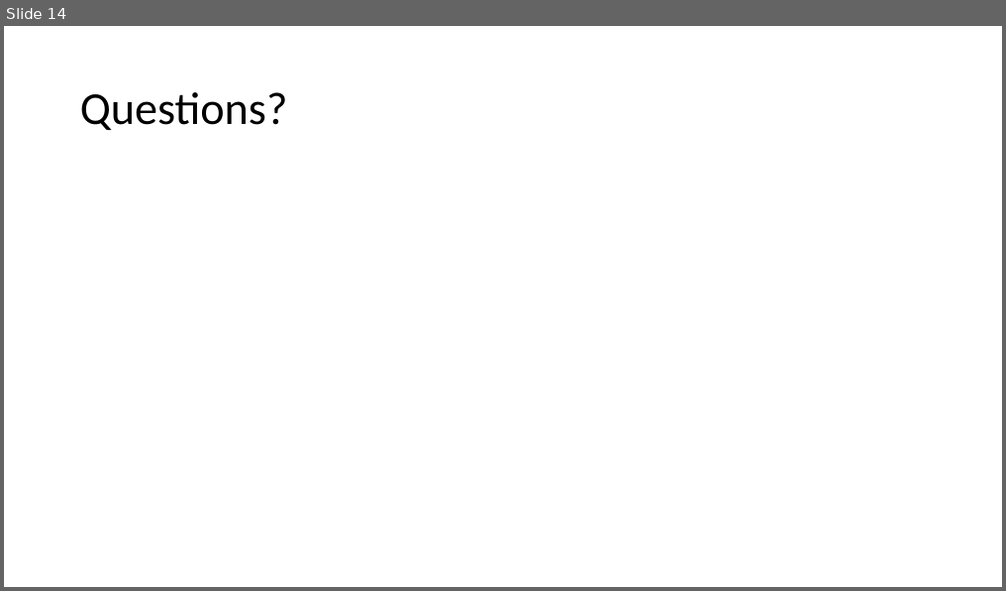
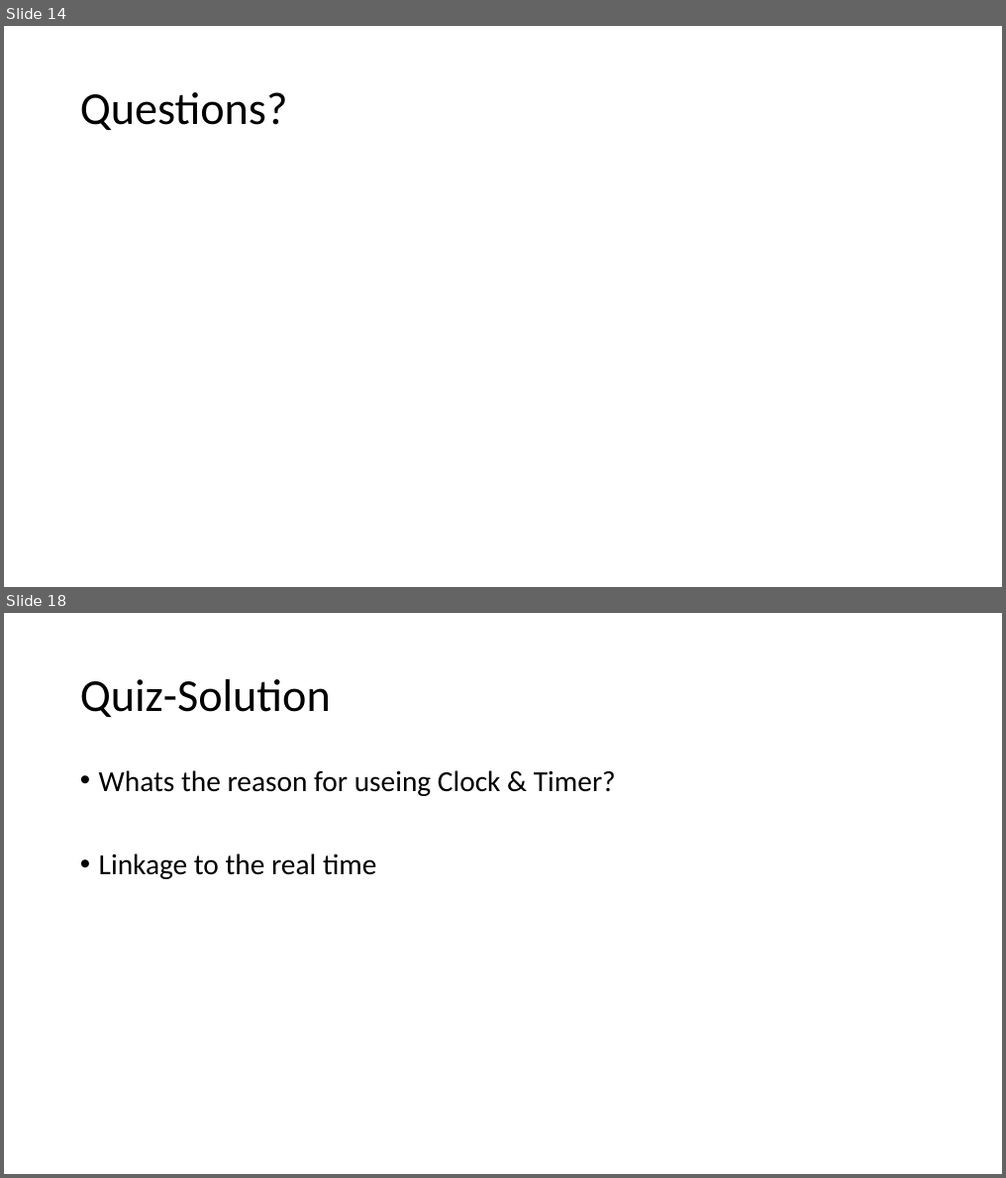
Before and after one commit to tdweber/Schweg_Web, a slide deck: SW04a Recap Schwegler Weber.pptx. Shown one above the other, each under a label of ours: slide 14 before the commit, slides 14 and 18 after it; the slides between them are not shown. The pictures are 1006x591 and 1006x1178 pixels, drawn with LibreOffice and Linux fonts; fonts in the diff are those of the drawing. Boxes give left, top, right and bottom in pixels: in the first picture for what was removed or moved away, otherwise in the second. Text is boxed around its words. In the diff, an @@ line names an element or a change of style, - is before the commit and + after.

```diff
--- a/SW04a Recap Schwegler Weber.pptx
+++ b/SW04a Recap Schwegler Weber.pptx
@@ slide 18 added at box(4, 613, 1002, 1174), background #FFFFFF @@
@@ title added at box(80, 679, 331, 717), 44 pt, text #000000 @@
+Quiz-Solution
@@ text added at box(99, 770, 616, 879), 28 pt, text #000000 @@
+• Whats the reason for useing Clock & Timer?
+• Linkage to the real time
```
Also in this commit, not shown: 2 slides changed, 3 other slides added, 1 slide removed.
